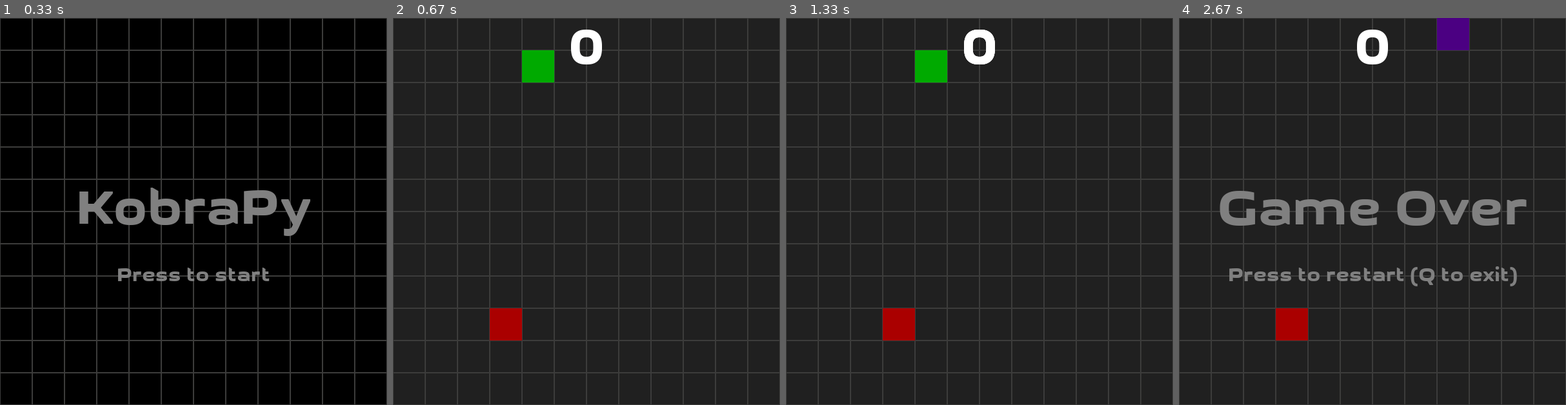
Above: before the commit, frames 1-4 (left to right).
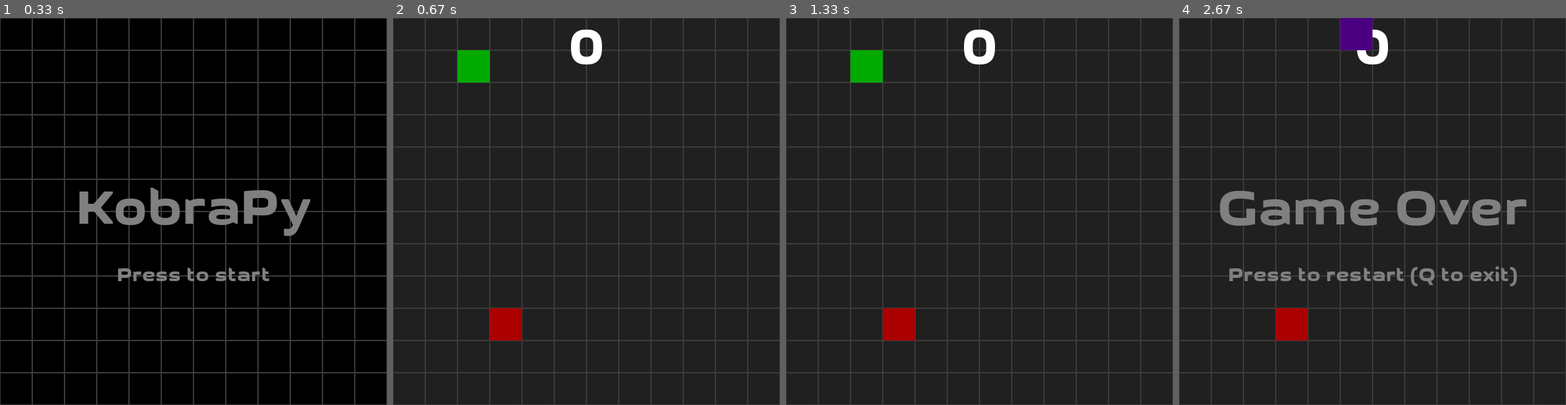
Above: after the commit, the same moments.

Repository: fossguild/naja
Game: pygame game, started from kobra.py
The game is run twice, just before and just after one commit, with the same random seed, the same clock (stepped at 60 frames per second) and the same inputs.
Inputs:
- Up to frame 1 (0.33 s): no input
- Up to frame 2 (0.67 s): tap Enter at 0.33 s
- Up to frame 3 (1.33 s): hold P 0.67-1.13 s; hold Right 0.67-1.13 s; hold P from 1.17 s (still down); hold Right from 1.17 s (still down)
- Up to frame 4 (2.67 s): release P at 1.63 s; release Right at 1.63 s; hold Up 2.17-2.63 s

Frame 1 is identical in both runs. In frame 2, 1.4% of the frame differs, in the area x 16-42%, y 8-17%; in frame 3, 1.4%, in the area x 16-54%, y 3-17%; in frame 4, 1.4%.

Commit message:
less input lag

Diff:
--- a/kobra.py
+++ b/kobra.py
@@ -62,6 +62,8 @@
 gameover_sound = pygame.mixer.Sound("assets/sound/gameover.wav")
 
 arena = pygame.display.set_mode((WIDTH, HEIGHT), pygame.SCALED, vsync=1)
+
+pygame.time.set_timer(pygame.USEREVENT, int(1000 / CLOCK_TICKS))
 
 # BIG_FONT   = pygame.font.Font("assets/font/Ramasuri.ttf", int(WIDTH/8))
 # SMALL_FONT = pygame.font.Font("assets/font/Ramasuri.ttf", int(WIDTH/20))
@@ -131,7 +133,7 @@
         self.got_apple = False
 
         # Initial speed
-        self.speed = CLOCK_TICKS
+        self.speed = float(CLOCK_TICKS)
 
     # This function is called at each loop interation.
 
@@ -158,6 +160,7 @@
 
         # In the event of death, reset the game arena.
         if not self.alive:
+            pygame.time.set_timer(pygame.USEREVENT, 0)
             # Tell the bad news
             pygame.draw.rect(arena, DEAD_HEAD_COLOR, snake.head)
             center_prompt("Game Over", "Press to restart (Q to exit)")
@@ -178,7 +181,8 @@
             self.got_apple = False
 
             # Reset speed
-            self.speed = CLOCK_TICKS
+            self.speed = float(CLOCK_TICKS)
+            pygame.time.set_timer(pygame.USEREVENT, int(1000 / self.speed))
 
             # Drop an apple
             apple = Apple()
@@ -282,11 +286,14 @@
                 sys.exit()
             elif event.key == pygame.K_p:  # S         : pause game
                 game_on = not game_on
-    ## Update the game
+                if game_on:
+                    pygame.time.set_timer(pygame.USEREVENT, int(1000 / snake.speed))
+                else:
+                    pygame.time.set_timer(pygame.USEREVENT, 0)
+        if event.type == pygame.USEREVENT and game_on:
+            snake.update()
 
     if game_on:
-        snake.update()
-
         arena.fill(ARENA_COLOR)
         draw_grid()
 
@@ -308,10 +315,10 @@
     if snake.head.x == apple.x and snake.head.y == apple.y:
         # snake.tail.append(pygame.Rect(snake.head.x, snake.head.y, GRID_SIZE, GRID_SIZE))
         snake.got_apple = True
-        snake.speed = min(snake.speed * 1.1, 20)  # Increase speed, max 20
+        snake.speed = min(snake.speed * 1.1, 20.0)  # Increase speed, max 20
+        pygame.time.set_timer(pygame.USEREVENT, int(1000 / snake.speed))
         # print(f"[APPLE] Speed increased to: {snake.speed:.2f}")
         apple = Apple()
 
     # Update display and move clock.
     pygame.display.update()
-    clock.tick_busy_loop(int(snake.speed))
